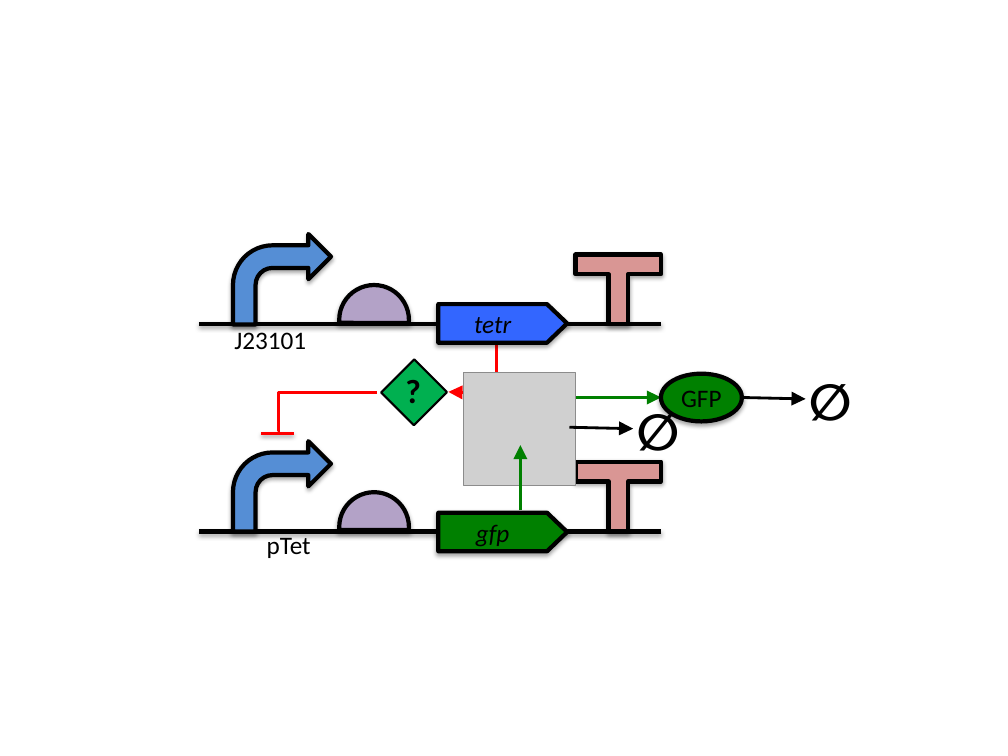
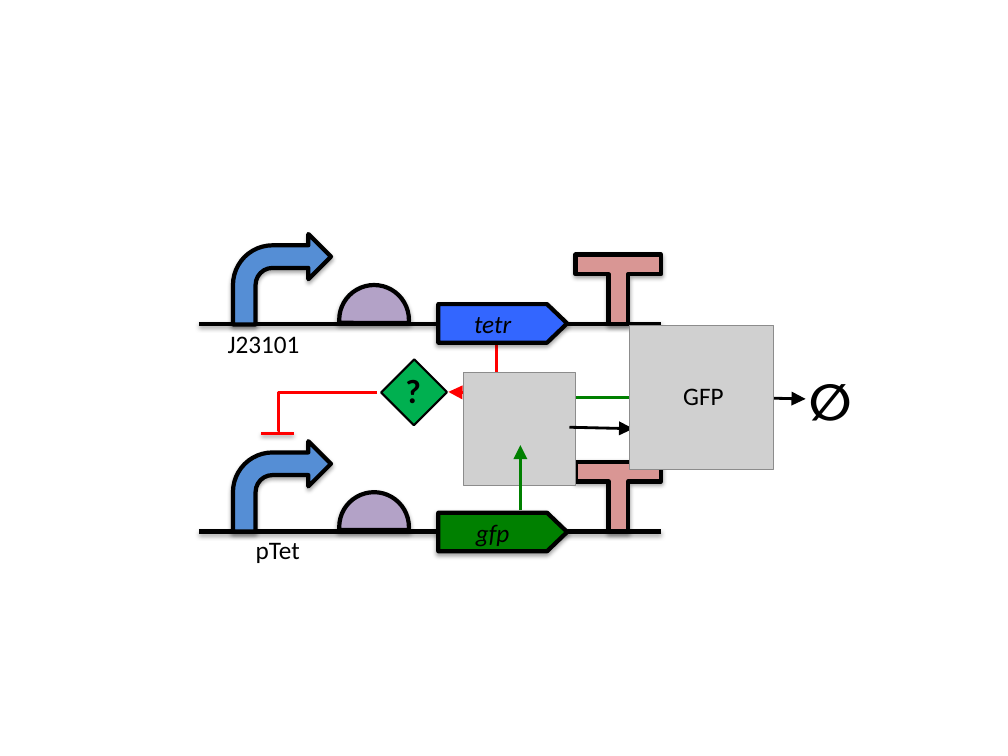
Before and after one commit to SynBioDex/SBOL-visual, a slide deck: slide 13 of specification/imgsrc/examples.pptx. Drawn at 1008x756 pixels with LibreOffice and Linux fonts; fonts in the diff are those of the drawing; grey boxes stand for pictures. Boxes give left, top, right and bottom in pixels: in the first picture for what was removed or moved away, otherwise in the second. Text is boxed around its words. In the diff, an @@ line names an element or a change of style, - is before the commit and + after.

```diff
--- a/specification/imgsrc/examples.pptx
+++ b/specification/imgsrc/examples.pptx
@@ text "J23101": place and size @@
-text "J23101" at bbox=[234, 329, 306, 349]
+text "J23101" at bbox=[228, 336, 300, 353]
@@ picture added at bbox=[630, 326, 774, 470] @@
@@ text "GFP": place and size @@
-text "GFP" at bbox=[661, 374, 742, 421]
+text "GFP" at bbox=[683, 388, 723, 405]
@@ text "GFP" at bbox=[683, 388, 723, 405]: alignment centre to left; vertical alignment middle to top; fill #008000 to none; outline #000000 3 pt to none; shadow off @@
@@ text "pTet" rewrapped from bbox=[267, 533, 311, 558] to bbox=[256, 542, 300, 563] @@
```
Also in this commit, not shown: 1 other slide changed, 1 slide added, 1 slide removed, 49 other files.
